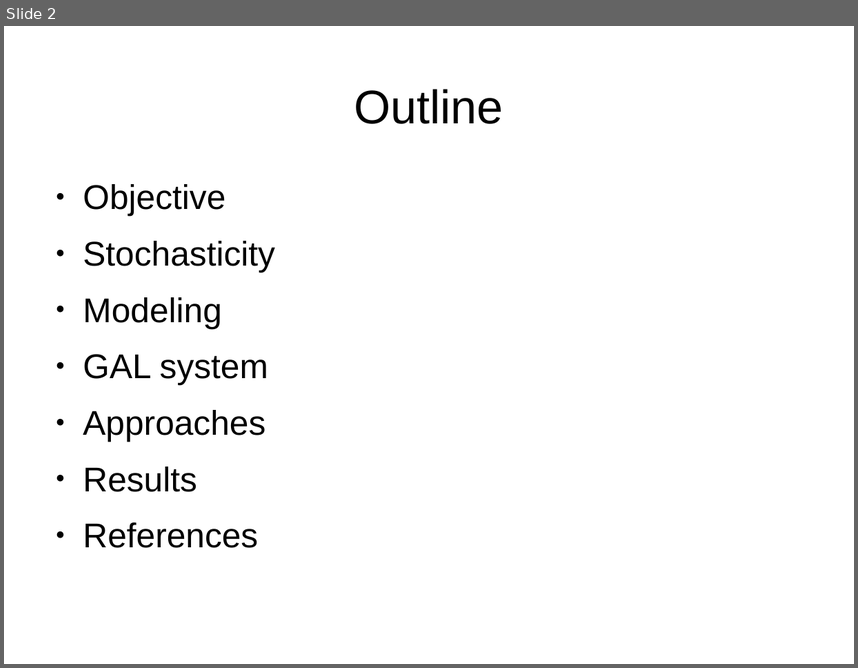
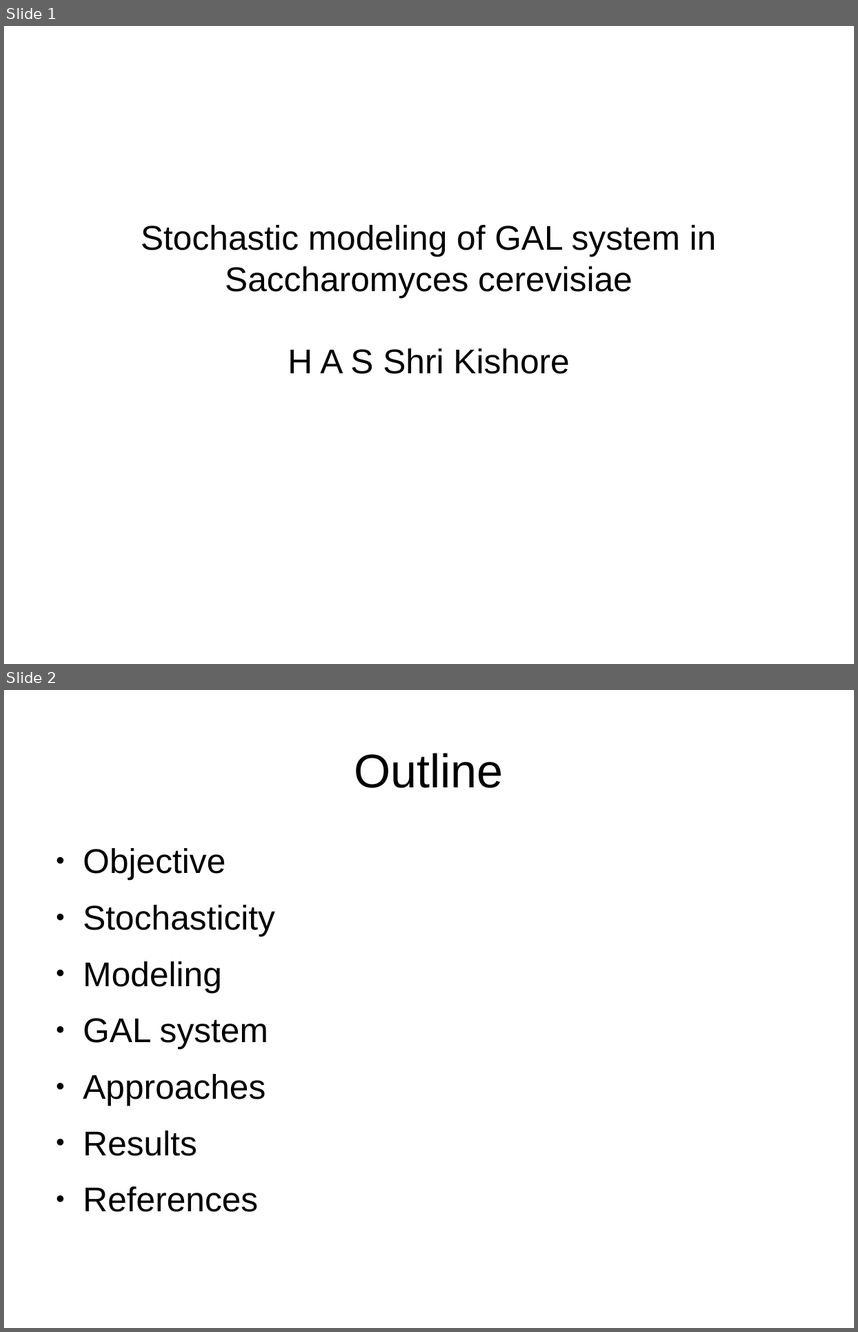
Before and after one commit to askhari139/a, a slide deck: presentation.odp. Shown one above the other, each under a label of ours: slide 2 before the commit, slides 1 and 2 after it. The pictures are 858x668 and 858x1332 pixels, drawn with LibreOffice and Linux fonts; fonts in the diff are those of the drawing. Boxes give left, top, right and bottom in pixels: in the first picture for what was removed or moved away, otherwise in the second. Text is boxed around its words. In the diff, an @@ line names an element or a change of style, - is before the commit and + after.

Commit message:
Added GAL system nature and some other stuff

```diff
--- a/presentation.odp
+++ b/presentation.odp
@@ slide 1 added at [4,26,854,664], background #FFFFFF @@
@@ subtitle added at [141,225,717,374], 32 pt, text #000000 @@
+Stochastic modeling of GAL system in Saccharomyces cerevisiae
+H A S Shri Kishore
```
Also in this commit, not shown: 9 other slides added.
